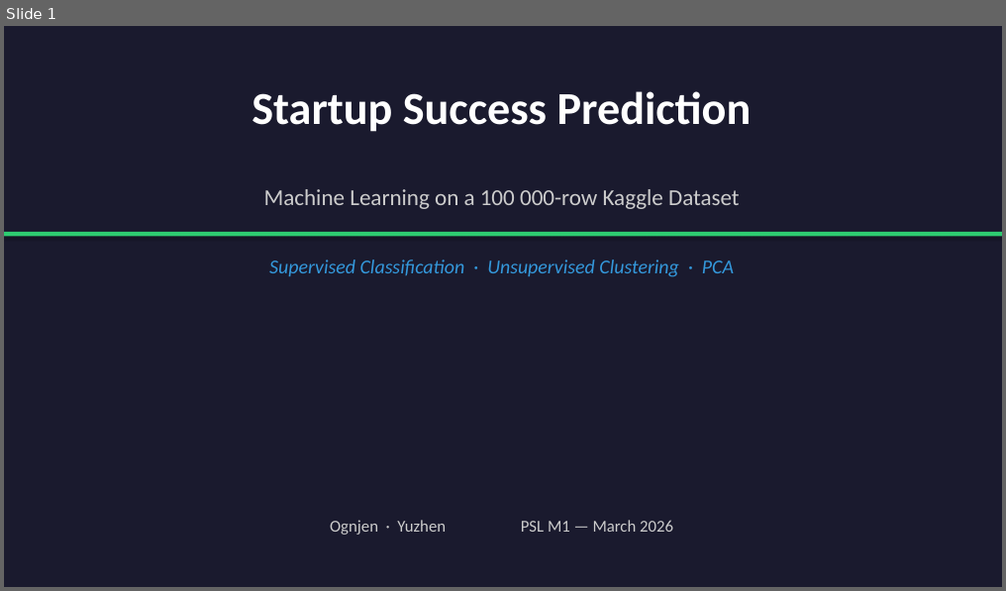
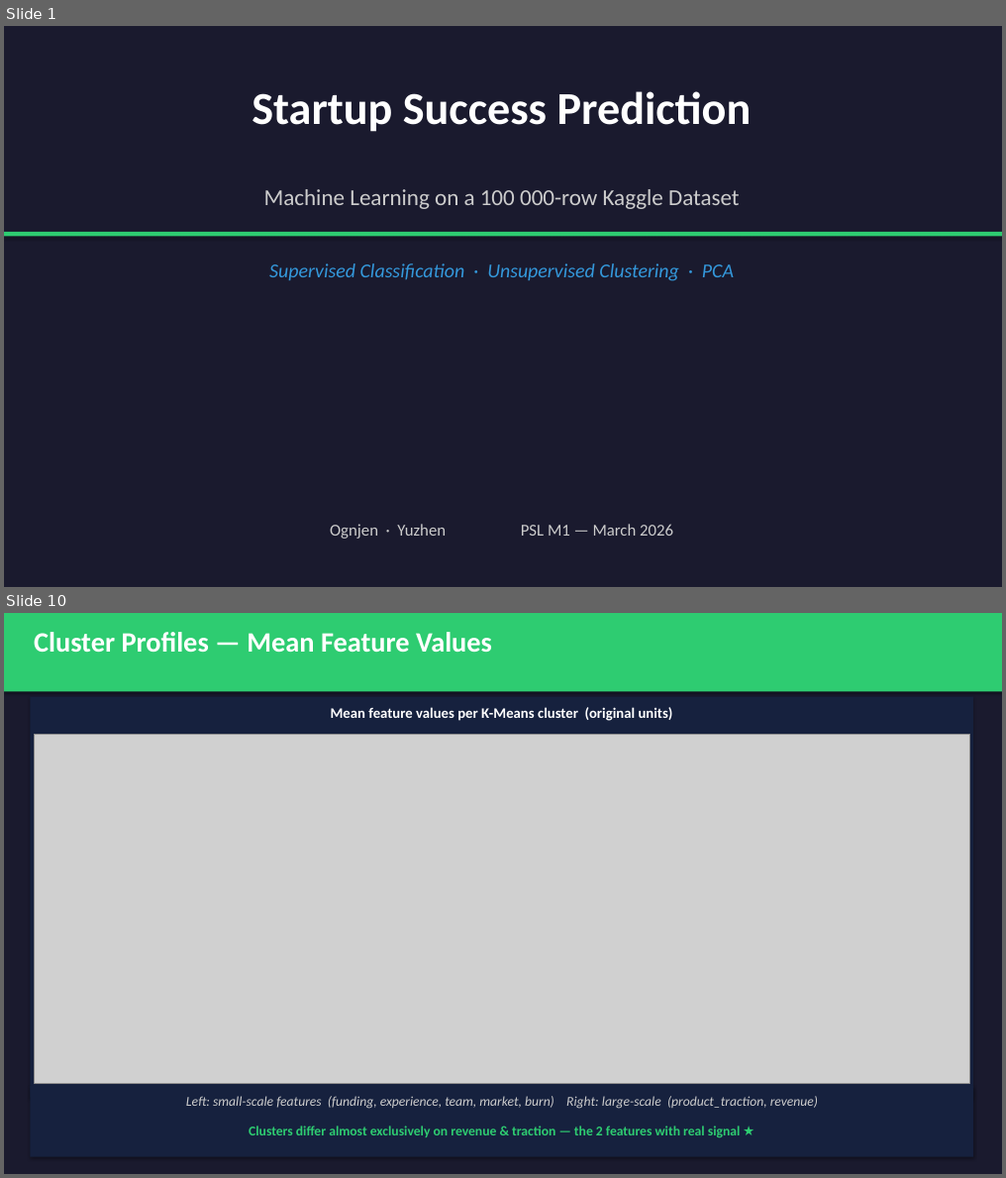
Before and after one commit to Clement-NI/Machine_learning_project_kaggle_start_up_success_data, a slide deck: scientificProject1/report/presentation.pptx. Shown one above the other, each under a label of ours: slide 1 before the commit, slides 1 and 10 after it; the slides between them are not shown. The pictures are 1006x591 and 1006x1178 pixels, drawn with LibreOffice and Linux fonts; fonts in the diff are those of the drawing; grey boxes stand for pictures. Boxes give left, top, right and bottom in pixels: in the first picture for what was removed or moved away, otherwise in the second. Text is boxed around its words. In the diff, an @@ line names an element or a change of style, - is before the commit and + after.

```diff
--- a/scientificProject1/report/presentation.pptx
+++ b/scientificProject1/report/presentation.pptx
@@ slide 10 added at [4, 613, 1002, 1174], background #1A1A2E @@
@@ rectangle added at [4, 613, 1002, 691], fill #2ECC71 @@
@@ text added at [34, 632, 492, 652], 27 pt, text #FFFFFF, bold @@
+Cluster Profiles — Mean Feature Values
@@ rectangle added at [30, 697, 973, 1097], fill #16213E @@
@@ text added at [331, 707, 673, 721], 14 pt, text #FFFFFF, bold @@
+Mean feature values per K-Means cluster (original units)
@@ picture added at [34, 735, 969, 1083] @@
@@ rectangle added at [30, 1086, 973, 1157], fill #16213E @@
@@ text added at [186, 1096, 818, 1109], 13 pt, text #CCCCCC, italic @@
+Left: small-scale features (funding, experience, team, market, burn) Right: large-scale (product_traction, revenue)
@@ text added at [249, 1126, 741, 1139], 13 pt, text #2ECC71, bold @@
+Clusters differ almost exclusively on revenue & traction — the 2 features with real signal ★
@@ slide 1 changed as well @@
@@ rectangle removed at [4, 26, 1002, 587] @@
@@ text "Supervised Classification · Unsupervised Clustering ...": place and size @@
-text "Supervised Classification · Unsupervised Clustering ..." at [269, 260, 734, 277]
+text "Supervised Classification · Unsupervised Clustering ..." at [269, 264, 734, 281]
@@ text "Ognjen · Yuzhen PSL M1 ...": place and size @@
-text "Ognjen · Yuzhen PSL M1 ..." at [330, 520, 673, 535]
+text "Ognjen · Yuzhen PSL M1 ..." at [330, 524, 673, 539]
```
Also in this commit, not shown: 9 other slides changed, 2 other slides added, 1 slide removed.
